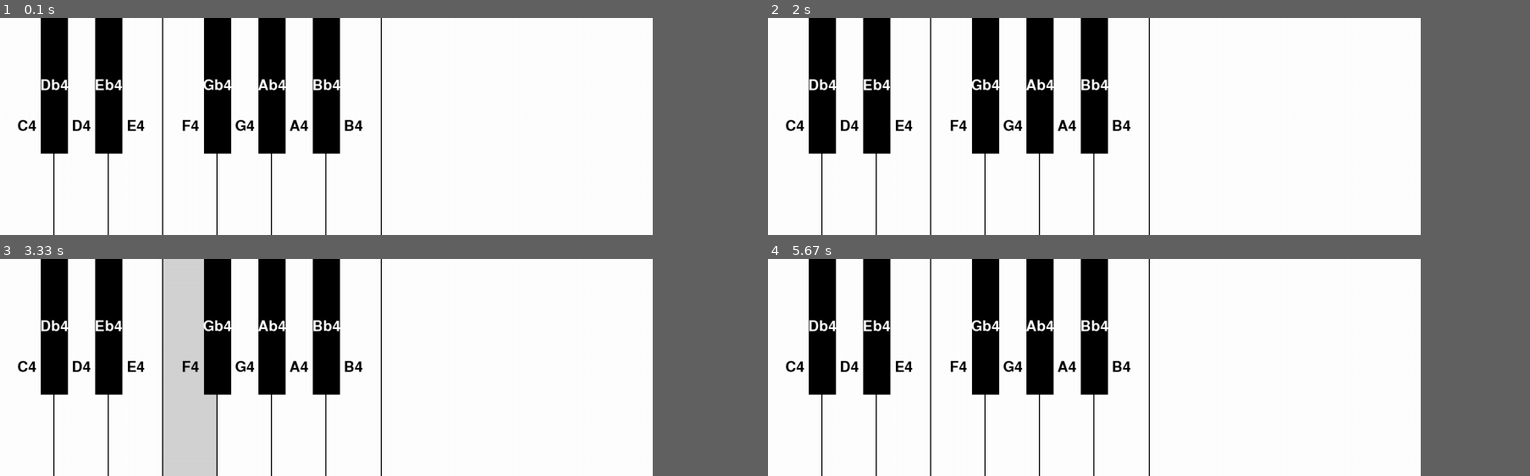
Above: before the commit, frames 1-4 (two rows, left to right).
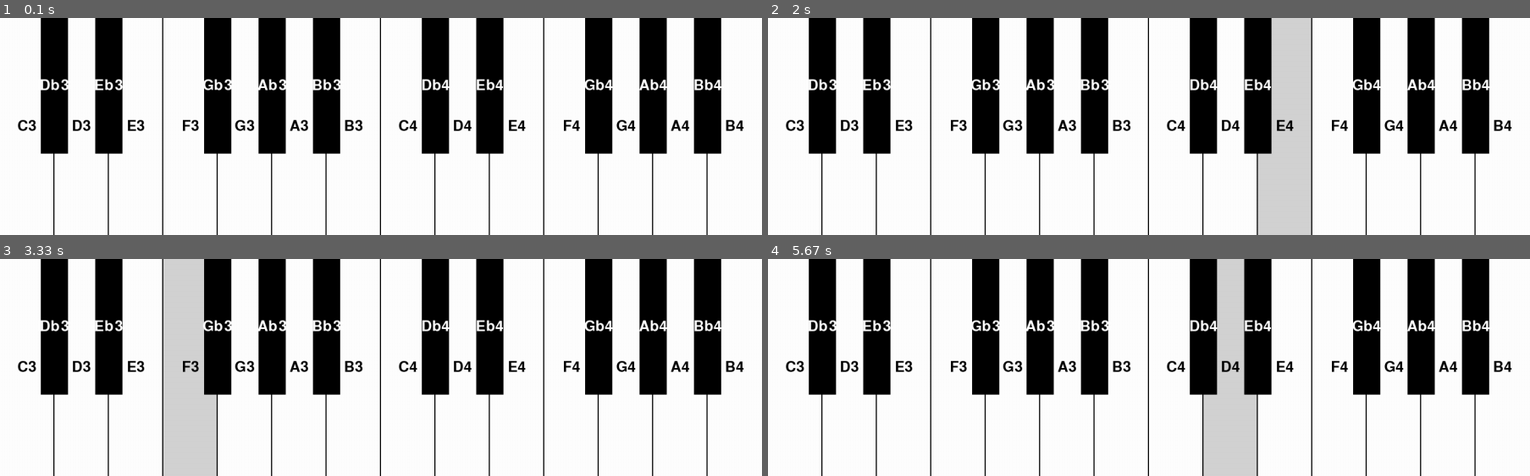
Above: after the commit, the same moments.

Repository: eden418/PygamePiano
Game: pygame game, started from main.py
Same seed, same stepped clock (60 frames per second), same inputs: the game is played once before the commit and once after it.
Inputs (mouse positions are in pixels of both pictures, inside the frame that each line leads up to):
- Up to frame 1 (0.1 s): no input
- Up to frame 2 (2 s): tap Y at 0.33 s; press the mouse at (1369, 85) at 0.7 s; move the mouse to (1392, 117) at 0.8 s; release the mouse at (1415, 150) at 0.93 s; press the mouse at (988, 85) at 1.03 s; move the mouse to (928, 102) at 1.13 s; release the mouse at (874, 119) at 1.27 s; press the mouse at (1202, 85) at 1.37 s; move the mouse to (1110, 148) at 1.47 s; release the mouse at (1019, 208) at 1.6 s; press the mouse at (821, 85) at 1.7 s; move the mouse to (1065, 98) at 1.8 s; release the mouse at (1301, 109) at 1.93 s
- Up to frame 3 (3.33 s): press the mouse at (83, 367) at 2.03 s; move the mouse to (198, 384) at 2.13 s; release the mouse at (304, 402) at 2.27 s; press the mouse at (30, 367) at 2.37 s; move the mouse to (281, 334) at 2.47 s; release the mouse at (533, 304) at 2.6 s; press the mouse at (571, 367) at 2.7 s; move the mouse to (365, 378) at 2.8 s; release the mouse at (167, 391) at 2.93 s; press the mouse at (274, 326) at 3.03 s; move the mouse to (236, 387) at 3.13 s; release the mouse at (198, 449) at 3.27 s
- Up to frame 4 (5.67 s): press the mouse at (1065, 367) at 3.37 s; move the mouse to (1202, 358) at 3.47 s; release the mouse at (1339, 347) at 3.6 s; press the mouse at (1095, 326) at 3.7 s; move the mouse to (1110, 384) at 3.8 s; release the mouse at (1118, 441) at 3.93 s; click (1118, 367) at 4.05 s, where only the run after the commit has a clickable "B3"; press the mouse at (905, 367) at 4.37 s; move the mouse to (958, 387) at 4.47 s; release the mouse at (1004, 406) at 4.6 s; press the mouse at (874, 326) at 4.7 s; move the mouse to (905, 345) at 4.8 s; release the mouse at (935, 363) at 4.93 s; press the mouse at (1011, 367) at 5.03 s; move the mouse to (943, 347) at 5.13 s; release the mouse at (867, 328) at 5.27 s; press the mouse at (958, 367) at 5.37 s; move the mouse to (1095, 382) at 5.47 s; release the mouse at (1240, 397) at 5.6 s
In our replay, the window is 771x257 before the commit and 900x257 after it. These sizes can differ from the game's own. Grey fills any space a smaller window leaves; there, only what the larger window draws over its background counts as a difference.

The runs differ from the first frame. In frame 1, 14% of the frame differs, in the area x 3-98%, y 0-100%; in frame 2, 20%; in frame 3, 14%; in frame 4, 19%.

Commit message:
Added bass clef. Sheet shows when you quit the app.

Diff:
--- a/button_class.py
+++ b/button_class.py
@@ -3,7 +3,7 @@
 
 
 class Button:
-    def __init__(self, color, x, y, width, height, text='', sound_filename=''):
+    def __init__(self, name, color, x, y, width, height, text='', sound_filename=''):
         self.color = color
         if color == (0,0,0):
             self.isWhite = False
@@ -17,6 +17,7 @@
         self.height = height
         self.text = text
         self.sound = pygame.mixer.Sound(os.path.join('piano notes', sound_filename))
+        self.name = name
 
     def draw(self, win):
         if self.isWhite:
--- a/main.py
+++ b/main.py
@@ -1,12 +1,14 @@
 import pygame
 import os
+import subprocess
+from time import sleep
 
 from button_class import Button
 
 pygame.font.init()
 pygame.mixer.init()
 
-WIDTH, HEIGHT = 1200, 400
+WIDTH, HEIGHT = 1400, 400
 WIN = pygame.display.set_mode((WIDTH, HEIGHT))
 pygame.display.set_caption("Eden's Piano")
 
@@ -15,34 +17,61 @@
 LIGHT_GRAY = (211, 211, 211)
 DARK_GRAY = (49, 49, 49)
 
-C4 = Button(WHITE, 0, 0, 100, HEIGHT, "C4", 'Piano.ff.C4.mp3')
-Db4 = Button(BLACK, 75, 0, 50, 250, "Db4", 'Piano.ff.Db4.mp3')
-D4 = Button(WHITE, 100, 0, 100, HEIGHT, "D4", 'Piano.ff.D4.mp3')
-Eb4 = Button(BLACK, 175, 0, 50, 250, "Eb4", 'Piano.ff.Eb4.mp3')
-E4 = Button(WHITE, 200, 0, 100, HEIGHT, "E4", 'Piano.ff.E4.mp3')
-F4 = Button(WHITE, 300, 0, 100, HEIGHT, "F4", 'Piano.ff.F4.mp3')
-Gb4 = Button(BLACK, 375, 0, 50, 250, "Gb4", 'Piano.ff.Gb4.mp3')
-G4 = Button(WHITE, 400, 0, 100, HEIGHT, "G4", 'Piano.ff.G4.mp3')
-Ab4 = Button(BLACK, 475, 0, 50, 250, "Ab4", 'Piano.ff.Ab4.mp3')
-A4 = Button(WHITE, 500, 0, 100, HEIGHT, "A4", 'Piano.ff.A4.mp3')
-Bb4 = Button(BLACK, 575, 0, 50, 250, "Bb4", 'Piano.ff.Bb4.mp3')
-B4 = Button(WHITE, 600, 0, 100, HEIGHT, "B4", 'Piano.ff.B4.mp3')
-
-keys_list = [C4, D4, Db4, E4, F4, Eb4, G4, Gb4, A4, Ab4, B4, Bb4]
+C3 = Button("c", WHITE, 0, 0, 100, HEIGHT, "C3", 'Piano.ff.C3.mp3')
+Db3 = Button("des", BLACK, 75, 0, 50, 250, "Db3", 'Piano.ff.Db3.mp3')
+D3 = Button("d", WHITE, 100, 0, 100, HEIGHT, "D3", 'Piano.ff.D3.mp3')
+Eb3 = Button("ees", BLACK, 175, 0, 50, 250, "Eb3", 'Piano.ff.Eb3.mp3')
+E3 = Button("e", WHITE, 200, 0, 100, HEIGHT, "E3", 'Piano.ff.E3.mp3')
+F3 = Button("f", WHITE, 300, 0, 100, HEIGHT, "F3", 'Piano.ff.F3.mp3')
+Gb3 = Button("ges", BLACK, 375, 0, 50, 250, "Gb3", 'Piano.ff.Gb3.mp3')
+G3 = Button("g", WHITE, 400, 0, 100, HEIGHT, "G3", 'Piano.ff.G3.mp3')
+Ab3 = Button("aes", BLACK, 475, 0, 50, 250, "Ab3", 'Piano.ff.Ab3.mp3')
+A3 = Button("a", WHITE, 500, 0, 100, HEIGHT, "A3", 'Piano.ff.A3.mp3')
+Bb3 = Button("bes", BLACK, 575, 0, 50, 250, "Bb3", 'Piano.ff.Bb3.mp3')
+B3 = Button("b", WHITE, 600, 0, 100, HEIGHT, "B3", 'Piano.ff.B3.mp3')
+C4 = Button("c'", WHITE, 700, 0, 100, HEIGHT, "C4", 'Piano.ff.C4.mp3')
+Db4 = Button("des'", BLACK, 775, 0, 50, 250, "Db4", 'Piano.ff.Db4.mp3')
+D4 = Button("d'", WHITE, 800, 0, 100, HEIGHT, "D4", 'Piano.ff.D4.mp3')
+Eb4 = Button("ees'", BLACK, 875, 0, 50, 250, "Eb4", 'Piano.ff.Eb4.mp3')
+E4 = Button("e'", WHITE, 900, 0, 100, HEIGHT, "E4", 'Piano.ff.E4.mp3')
+F4 = Button("f'", WHITE, 1000, 0, 100, HEIGHT, "F4", 'Piano.ff.F4.mp3')
+Gb4 = Button("ges'", BLACK, 1075, 0, 50, 250, "Gb4", 'Piano.ff.Gb4.mp3')
+G4 = Button("g'", WHITE, 1100, 0, 100, HEIGHT, "G4", 'Piano.ff.G4.mp3')
+Ab4 = Button("aes'", BLACK, 1175, 0, 50, 250, "Ab4", 'Piano.ff.Ab4.mp3')
+A4 = Button("a'", WHITE, 1200, 0, 100, HEIGHT, "A4", 'Piano.ff.A4.mp3')
+Bb4 = Button("bes'", BLACK, 1275, 0, 50, 250, "Bb4", 'Piano.ff.Bb4.mp3')
+B4 = Button("b'", WHITE, 1300, 0, 100, HEIGHT, "B4", 'Piano.ff.B4.mp3')
+
+keys_list = [C3, D3, Db3, E3, F3, Eb3, G3, Gb3, A3, Ab3, B3, Bb3, C4, D4, Db4, E4, F4, Eb4, G4, Gb4, A4, Ab4, B4, Bb4]
+
+played_list = []
+path = '/home/leo/Documents/PythonProjects/PygamePiano/sheet.pdf'
 
 keybinds = {
-    pygame.K_a: C4,
+    pygame.K_a: C3,
+    pygame.K_s: Db3,
+    pygame.K_d: D3,
+    pygame.K_f: Eb3,
+    pygame.K_g: E3,
+    pygame.K_h: F3,
+    pygame.K_j: Gb3,
+    pygame.K_k: G3,
+    pygame.K_l: Ab3,
+    pygame.K_SEMICOLON: A3,
+    39: Bb3,
+    pygame.K_RSHIFT: B3,
+    pygame.K_q: C4,
     pygame.K_w: Db4,
-    pygame.K_s: D4,
-    pygame.K_e: Eb4,
-    pygame.K_d: E4,
-    pygame.K_f: F4,
-    pygame.K_t: Gb4,
-    pygame.K_g: G4,
-    pygame.K_y: Ab4,
-    pygame.K_h: A4,
-    pygame.K_u: Bb4,
-    pygame.K_j: B4
+    pygame.K_e: D4,
+    pygame.K_r: Eb4,
+    pygame.K_t: E4,
+    pygame.K_y: F4,
+    pygame.K_u: Gb4,
+    pygame.K_i: G4,
+    pygame.K_o: Ab4,
+    pygame.K_p: A4,
+    pygame.K_LEFTBRACKET: Bb4,
+    pygame.K_RIGHTBRACKET: B4
 }
 
 def draw_window():
@@ -66,7 +95,31 @@
                 key.color = BLACK
 
 def handle_click(mouse_pos):
-    if Db4.isOver(mouse_pos):
+    if Db3.isOver(mouse_pos):
+        Db3.play()
+    elif C3.isOver(mouse_pos):
+        C3.play()
+    elif Eb3.isOver(mouse_pos):
+        Eb3.play()
+    elif D3.isOver(mouse_pos):
+        D3.play()
+    elif E3.isOver(mouse_pos):
+        E3.play()
+    elif Gb3.isOver(mouse_pos):
+        Gb3.play()
+    elif F3.isOver(mouse_pos):
+        F3.play()
+    elif Ab3.isOver(mouse_pos):
+        Ab3.play()
+    elif G3.isOver(mouse_pos):
+        G3.play()
+    elif Bb3.isOver(mouse_pos):
+        Bb3.play()
+    elif A3.isOver(mouse_pos):
+        A3.play()
+    elif B3.isOver(mouse_pos):
+        B3.play()
+    elif Db4.isOver(mouse_pos):
         Db4.play()
     elif C4.isOver(mouse_pos):
         C4.play()
@@ -94,6 +147,7 @@
 def handle_pressed_key(pressed_key):
     try:
         keybinds[pressed_key].pressed()
+        played_list.append(keybinds[pressed_key].name)
     except KeyError:
         pass
 
@@ -104,6 +158,26 @@
     except KeyError:
         pass
 
+def write_sheet(notes):
+    with open('sheet.ly', 'w') as sheet_file:
+        sheet_file.write('\\version "2.22.2"\n')
+        sheet_file.write("upper = {\n")
+        sheet_file.write("\\clef treble\n")
+        for note in notes:
+            if note[-1] == "'":
+                sheet_file.write(f" {note} ")
+        sheet_file.write("\n}\nlower = {\n")
+        sheet_file.write("\\clef bass")
+        for note in notes:
+            if note[-1] != "'":
+                sheet_file.write(f" {note}")
+        sheet_file.write("\n}\n\\score {\n")
+        sheet_file.write("\\new PianoStaff\n")
+        sheet_file.write('<<\\new Staff = "upper" \\upper\n')
+        sheet_file.write('\\new Staff = "lower" \\lower>>')
+        sheet_file.write("\n}")
+    os.system('lilypond sheet.ly')
+    subprocess.call(["xdg-open", path])
 
 def main():
     run = True
@@ -124,6 +198,7 @@
                 handle_pressed_key(event.key)
             if event.type == pygame.KEYUP:
                 handle_unpressed_key(event.key)
+    write_sheet(played_list)
 
 if __name__ == '__main__':
     main()
Not shown, changed: piano notes/Piano.ff.A4.mp3
Not shown, changed: piano notes/Piano.ff.Ab4.mp3
